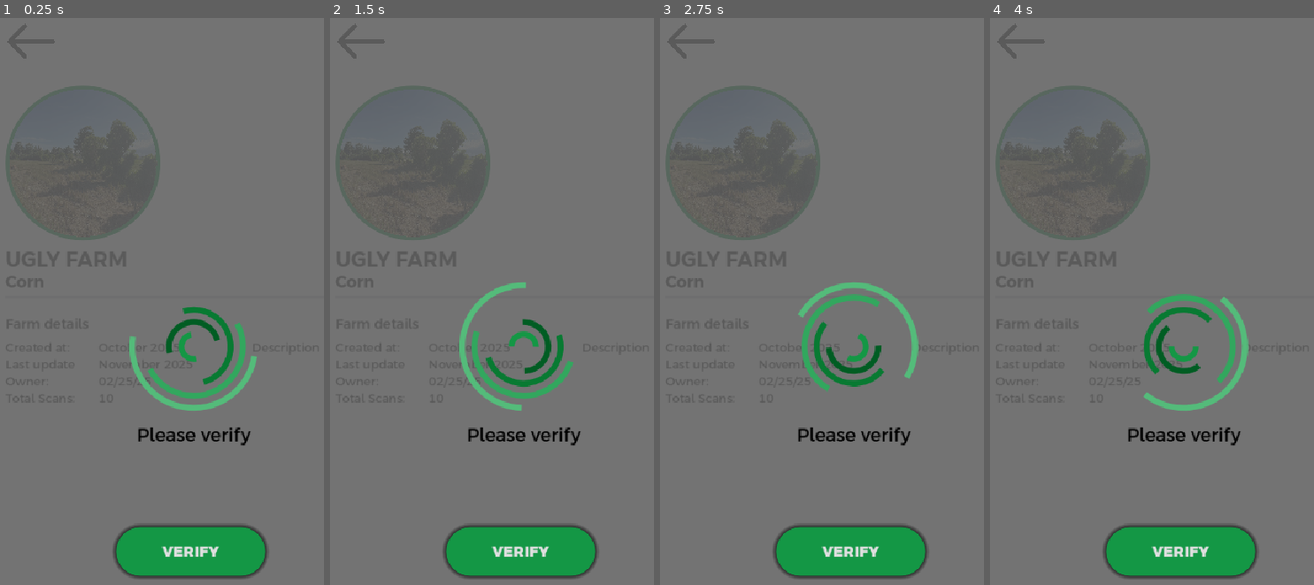
Above: before the commit, frames 1-4 (left to right).
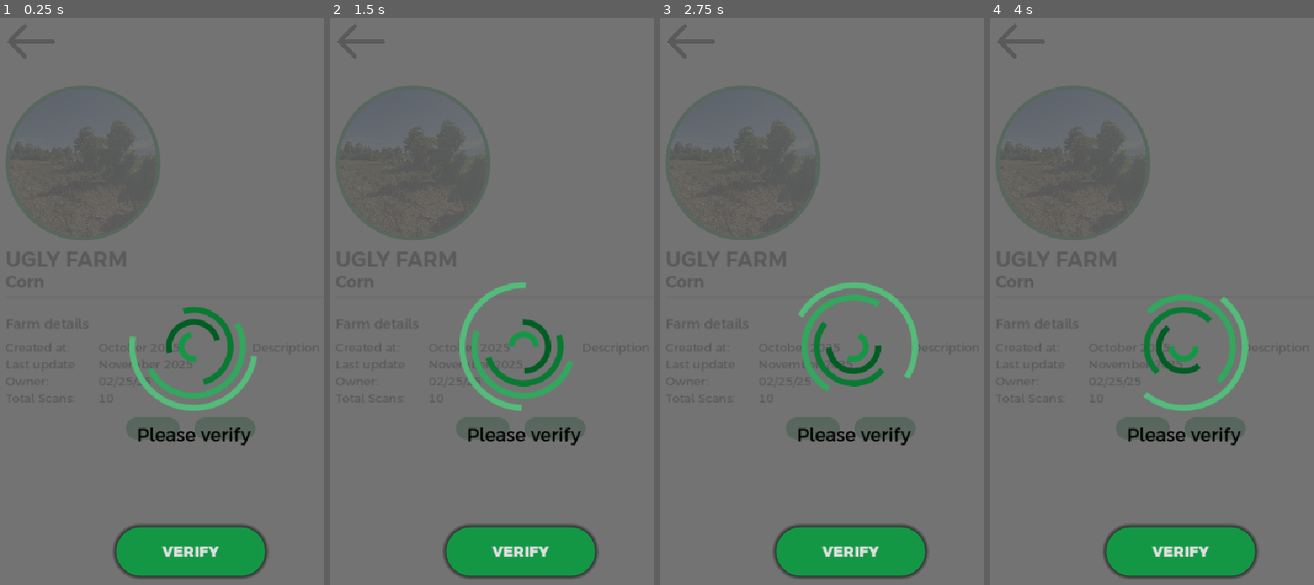
Above: after the commit, the same moments.

Repository: decentragri/decentragri-farmer-app
Game: Godot game, scene res://Scenes/main_menu.tscn
The game is run twice, just before and just after one commit, with the same random seed, the same clock (stepped at 60 frames per second) and the same inputs. This scene is started directly instead of the project's main scene.
Inputs (mouse positions are in pixels of both pictures, inside the frame that each line leads up to):
- Up to frame 1 (0.25 s): no input
- Up to frame 2 (1.5 s): click (482, 426) at 0.5 s, where only the run after the commit has a clickable "Soil scan"; click (553, 426) at 1.25 s, where only the run after the commit has a clickable "Plant scan"
- Up to frame 3 (2.75 s): click "DECENTRAGRI" at 2 s
- Up to frame 4 (4 s): click (1307, 63) at 2.75 s; click (outside the picture) at 3.5 s

The runs differ from the first frame. In frame 1, 0.8% of the frame differs, in the area x 39-79%, y 70-75%; in frame 2, 0.8%; in frame 3, 0.8%; in frame 4, 0.8%.

Commit message:
Enhance farm modal UI with new submit buttons and improved layout

Diff:
--- a/Assets/StyleRes/auth_screen.tres
+++ b/Assets/StyleRes/auth_screen.tres
@@ -6,3 +6,5 @@
 corner_radius_top_right = 15
 corner_radius_bottom_right = 15
 corner_radius_bottom_left = 15
+expand_margin_left = 10.0
+expand_margin_right = 10.0
--- a/Scenes/farm_modal.tscn
+++ b/Scenes/farm_modal.tscn
@@ -7,6 +7,7 @@
 [ext_resource type="Texture2D" uid="uid://boo5l23scoya1" path="res://Assets/Icons/back_icon.png" id="3_s4kr6"]
 [ext_resource type="FontFile" uid="uid://caw5hde3doeyx" path="res://Assets/Fonts/argentum-sans.semibold.ttf" id="4_nj80e"]
 [ext_resource type="FontFile" uid="uid://d1hefddkwf7sl" path="res://Assets/Fonts/argentum-sans.vf-regular.ttf" id="7_nj80e"]
+[ext_resource type="StyleBox" uid="uid://dr025og5g28m0" path="res://Assets/StyleRes/auth_screen.tres" id="7_oh1sv"]
 
 [sub_resource type="StyleBoxFlat" id="StyleBoxFlat_mlo60"]
 bg_color = Color(1, 1, 1, 1)
@@ -35,6 +36,13 @@
 [sub_resource type="StyleBoxFlat" id="StyleBoxFlat_nxypk"]
 bg_color = Color(0.819608, 0.835294, 0.858824, 1)
 
+[sub_resource type="StyleBoxFlat" id="StyleBoxFlat_4xdx6"]
+bg_color = Color(1, 1, 1, 0.729412)
+corner_radius_top_left = 15
+corner_radius_top_right = 15
+corner_radius_bottom_right = 15
+corner_radius_bottom_left = 15
+
 [node name="FarmModal" type="Control"]
 layout_mode = 3
 anchors_preset = 15
@@ -275,6 +283,44 @@
 [node name="Label2" type="Label" parent="Panel/VBoxContainer/Panel/VBoxContainer/SmoothScrollContainer/VBoxContainer/HBoxContainer/VBoxContainer2"]
 layout_mode = 2
 size_flags_vertical = 3
+
+[node name="VBoxContainer2" type="VBoxContainer" parent="Panel/VBoxContainer/Panel/VBoxContainer/SmoothScrollContainer/VBoxContainer"]
+layout_mode = 2
+size_flags_vertical = 3
+
+[node name="HBoxContainer" type="HBoxContainer" parent="Panel/VBoxContainer/Panel/VBoxContainer/SmoothScrollContainer/VBoxContainer/VBoxContainer2"]
+custom_minimum_size = Vector2(0, 30)
+layout_mode = 2
+theme_override_constants/separation = 40
+alignment = 1
+
+[node name="SubmitButton" type="Button" parent="Panel/VBoxContainer/Panel/VBoxContainer/SmoothScrollContainer/VBoxContainer/VBoxContainer2/HBoxContainer"]
+unique_name_in_owner = true
+custom_minimum_size = Vector2(0, 30)
+layout_mode = 2
+theme_override_colors/font_color = Color(0.450648, 0.450648, 0.450648, 1)
+theme_override_fonts/font = ExtResource("7_nj80e")
+theme_override_font_sizes/font_size = 12
+theme_override_styles/focus = ExtResource("7_oh1sv")
+theme_override_styles/disabled = SubResource("StyleBoxFlat_4xdx6")
+theme_override_styles/hover = ExtResource("7_oh1sv")
+theme_override_styles/pressed = ExtResource("7_oh1sv")
+theme_override_styles/normal = ExtResource("7_oh1sv")
+text = "Soil scan"
+
+[node name="SubmitButton2" type="Button" parent="Panel/VBoxContainer/Panel/VBoxContainer/SmoothScrollContainer/VBoxContainer/VBoxContainer2/HBoxContainer"]
+unique_name_in_owner = true
+custom_minimum_size = Vector2(0, 30)
+layout_mode = 2
+theme_override_colors/font_color = Color(0.450648, 0.450648, 0.450648, 1)
+theme_override_fonts/font = ExtResource("7_nj80e")
+theme_override_font_sizes/font_size = 12
+theme_override_styles/focus = ExtResource("7_oh1sv")
+theme_override_styles/disabled = SubResource("StyleBoxFlat_4xdx6")
+theme_override_styles/hover = ExtResource("7_oh1sv")
+theme_override_styles/pressed = ExtResource("7_oh1sv")
+theme_override_styles/normal = ExtResource("7_oh1sv")
+text = "Plant scan"
 
 [node name="BackButton" type="TextureButton" parent="Panel/VBoxContainer/Panel"]
 unique_name_in_owner = true
Not shown: 1 places in Scenes/farm_modal.tscn that only renumber resources
